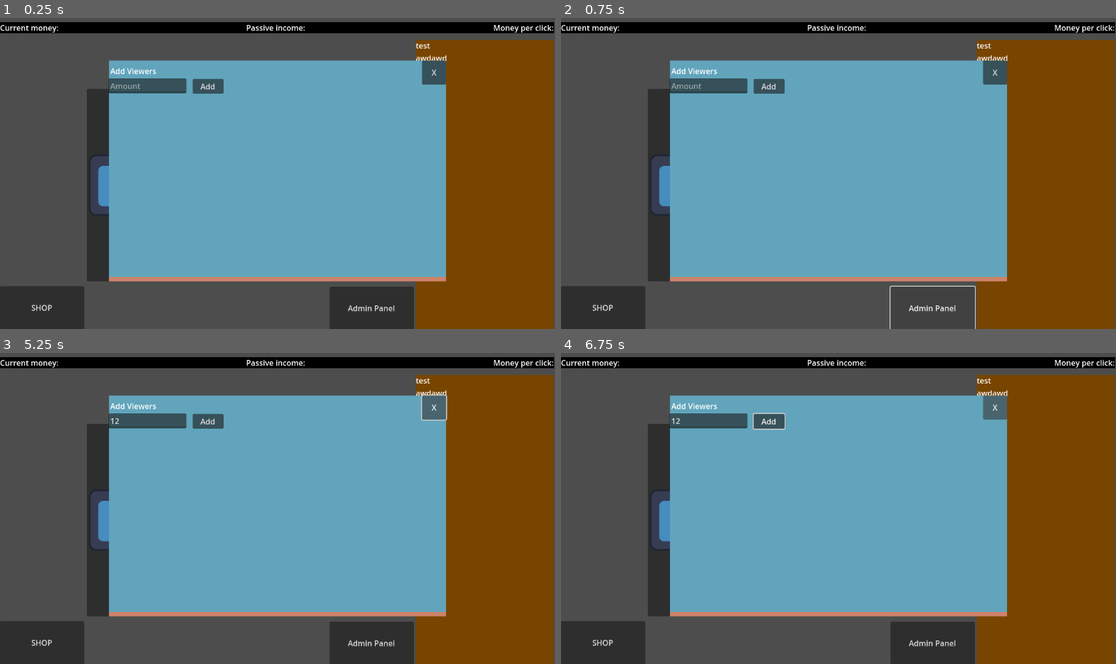
Above: before the commit, frames 1-4 (two rows, left to right).
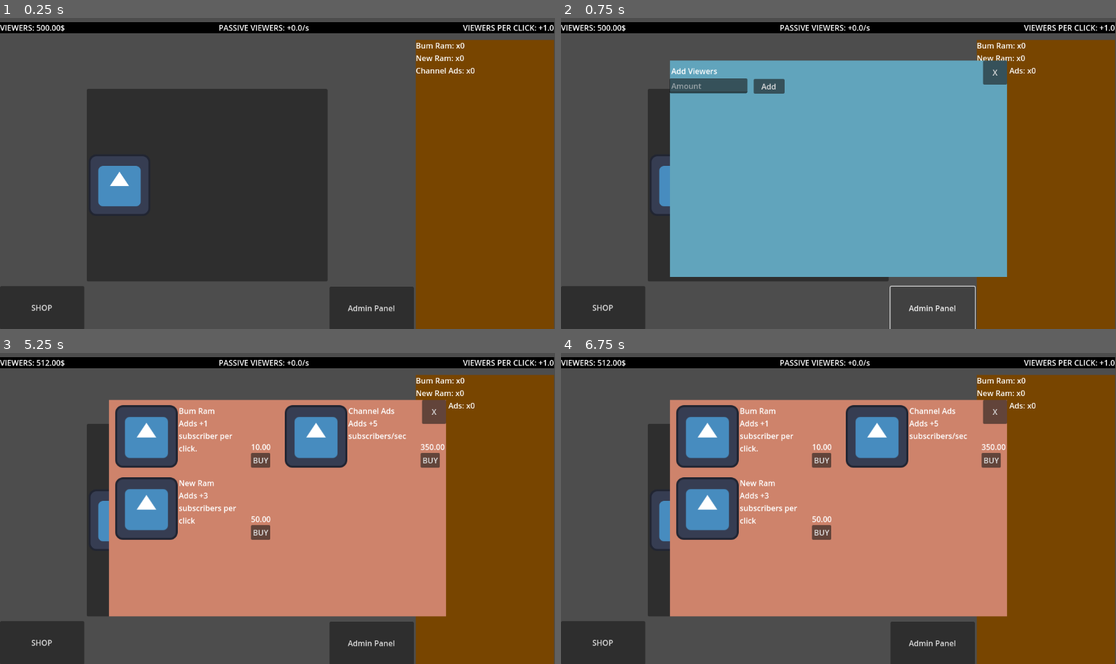
Above: after the commit, the same moments.

Repository: BigBarfEaterBBE/crusty_pc_clicker
Game: Godot game, scene res://scenes/main_game.tscn
Two runs of this game, one before a commit and one after it. Both use one fixed random seed, a clock stepped at 60 frames per second and the inputs below. The engine's default icon, where the game draws it, is replaced by a stand-in: a white triangle on a blue panel in a dark square.
Inputs (mouse positions are in pixels of both pictures, inside the frame that each line leads up to):
- Up to frame 1 (0.25 s): no input
- Up to frame 2 (0.75 s): click "Admin Panel" at 0.5 s
- Up to frame 3 (5.25 s): click (149, 421) at 1.27 s; type "12" at 1.35 s; click "Add" at 2 s; click "SHOP" at 2.75 s; click (260, 458) at 3.5 s, where only the run after the commit has a clickable "BUY"; click (205, 520) at 4.25 s; click "X" at 5 s
- Up to frame 4 (6.75 s): hold Right 5.78-6.53 s; tap Alt at 5.85 s; hold Down from 6.53 s (still down); tap Shift at 6.6 s

The runs differ from the first frame. In frame 1, 44% of the frame differs, in the area x 0-100%, y 2-85%; in frame 2, 1.8%; in frame 3, 43%; in frame 4, 43%.
Error before the commit: Parse Error: Cannot get return value of call to "print()" because it returns "void". (res://scripts/game_manager.gd:205)

Commit message:
11/4 5:38 PM
fixed some bugs and redid the loading mechanism for shop, haven't tested raid event yet

Diff:
--- a/crusty_pc_clicker/scripts/game_manager.gd
+++ b/crusty_pc_clicker/scripts/game_manager.gd
@@ -1,5 +1,5 @@
 extends Node
-
+# NEED TO FULLY BUILD OUT RAID EVENT = HANDLE CASE WHERE USER BUYS ITEM DURING RAID + ADD TRIGGER RAID TO ADMIN
 #STATS
 var current_viewers:float = 500.0
 var viewers_per_click:float = 1.0
@@ -30,9 +30,9 @@
 const SHOP_ITEM_SCENE = preload("res://scenes/shop_item.tscn")
 
 const ITEM_EFFECTS = {
-	"vpc_1":{"type":"vpc", "value":3.0, "price":10.0, "name": "Bum Ram"},
-	"vpc_2":{"type":"vpc","value":1.0, "price":50.0, "name": "New Ram"},
-	"passive_1":{"type":"passive","value":5.0, "price":350.0, "name": "Channel Ads"}
+	"vpc_1":{"type":"vpc", "value":3.0, "price":10.0, "name": "Bum Ram", "description": "Adds +1 subscriber per click."},
+	"vpc_2":{"type":"vpc","value":1.0, "price":50.0, "name": "New Ram", "description": "Adds +3 subscribers per click"},
+	"passive_1":{"type":"passive","value":5.0, "price":350.0, "name": "Channel Ads", "description": "Adds +5 subscribers/sec"}
 }
 #format of:Streamer: {boost factor, probability}
 const STREAMERS = {
@@ -83,9 +83,12 @@
 func _populate_shop():
 	if left_column == null or right_column == null:
 		return
-	left_column.add_child(_create_shop_item("vpc_1", ITEM_EFFECTS["vpc_1"].name, ITEM_EFFECTS["vpc_1"].price, "Adds +3 subscribers per click"))
-	left_column.add_child(_create_shop_item("vpc_2", ITEM_EFFECTS["vpc_2"].name, ITEM_EFFECTS["vpc_2"].price, "Adds +1 subscriber per click."))
-	right_column.add_child(_create_shop_item("passive_1", ITEM_EFFECTS["passive_1"].name, ITEM_EFFECTS["passive_1"].price, "Adds +5 subscribers/sec"))
+	for item in ITEM_EFFECTS.keys():
+		var item_data = ITEM_EFFECTS[item]
+		if item_data.type == "vpc":
+			left_column.add_child(_create_shop_item(item, item_data.name, item_data.price, item_data.description))
+		elif item_data.type == "passive":
+			right_column.add_child(_create_shop_item(item, item_data.name, item_data.price, item_data.description))
 func set_ui_references(ui_nodes: Dictionary):
 	viewer_label = ui_nodes.get("viewer_label")
 	passive_label = ui_nodes.get("passive_label")
@@ -202,7 +205,7 @@
 	base_vpc = viewers_per_click
 	base_passive_viewers = passive_viewers
 	is_raided = true
-	print("You were raided by %s! (Boost Factor: %0.2f)") % [current_raid_name, boost_factor]
+	'''print("You were raided by %s! (Boost Factor: %0.2f)") % [current_raid_name, boost_factor]'''
 	if raid_duration_timer != null:
 		raid_duration_timer.wait_time = raid_duration
 		if not raid_duration_timer.timeout.is_connected(Callable(self, "_on_raid_duration_timer_timeout")):
Not shown, added: crusty_pc_clicker/scenes/game_manager.tscn421042862.tmp
